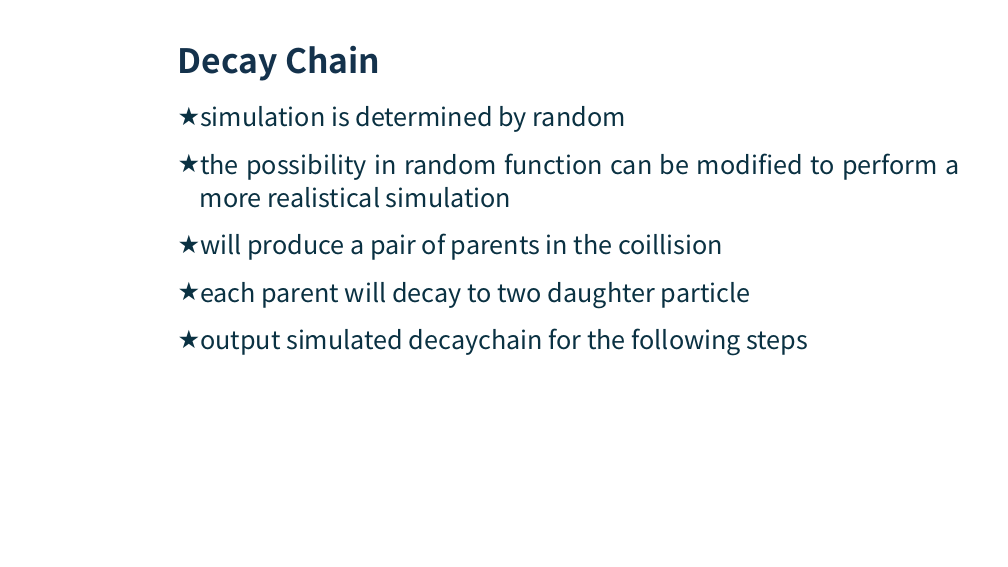
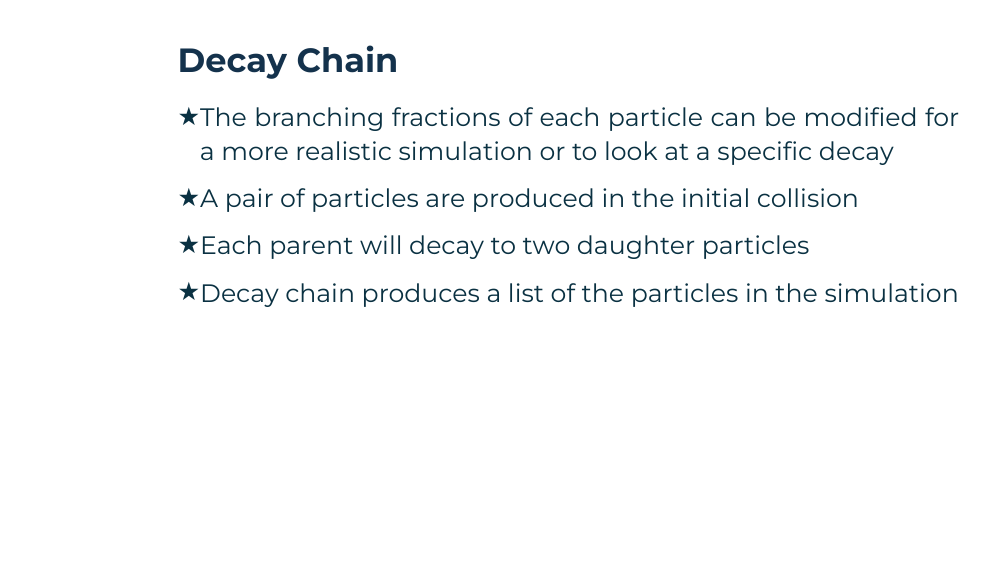
Before and after one commit to pitt1321-2161/Particle_Accelerator_Simulation, a slide deck: slide 19 of Particle Accelerator Simulation.pptx (slide 5 before the commit). Drawn at 1008x567 pixels with LibreOffice and Linux fonts; fonts in the diff are those of the drawing; background and template pictures are left out. Boxes give left, top, right and bottom in pixels: in the first picture for what was removed or moved away, otherwise in the second. Text is boxed around its words. In the diff, an @@ line names an element or a change of style, - is before the commit and + after.

```diff
--- a/Particle Accelerator Simulation.pptx
+++ b/Particle Accelerator Simulation.pptx
@@ title "Decay Chain" at bbox=[178, 45, 399, 79]: font Noto Sans CJK SC to Montserrat @@
@@ text at bbox=[200, 107, 959, 307]: text changed; font Noto Sans CJK SC to Montserrat @@
-★ simulation is determined by random
-★ the possibility in random function can be modified to perform a more realistical simulation
-★ will produce a pair of parents in the coillision
-★ each parent will decay to two daughter particle
-★ output simulated decaychain for the following steps
+★ The branching fractions of each particle can be modified for a more realistic simulation or to look at a specific decay
+★ A pair of particles are produced in the initial collision
+★ Each parent will decay to two daughter particles
+★ Decay chain produces a list of the particles in the simulation
```
Also in this commit, not shown: 9 other slides changed, 17 slides added, 7 other files.
